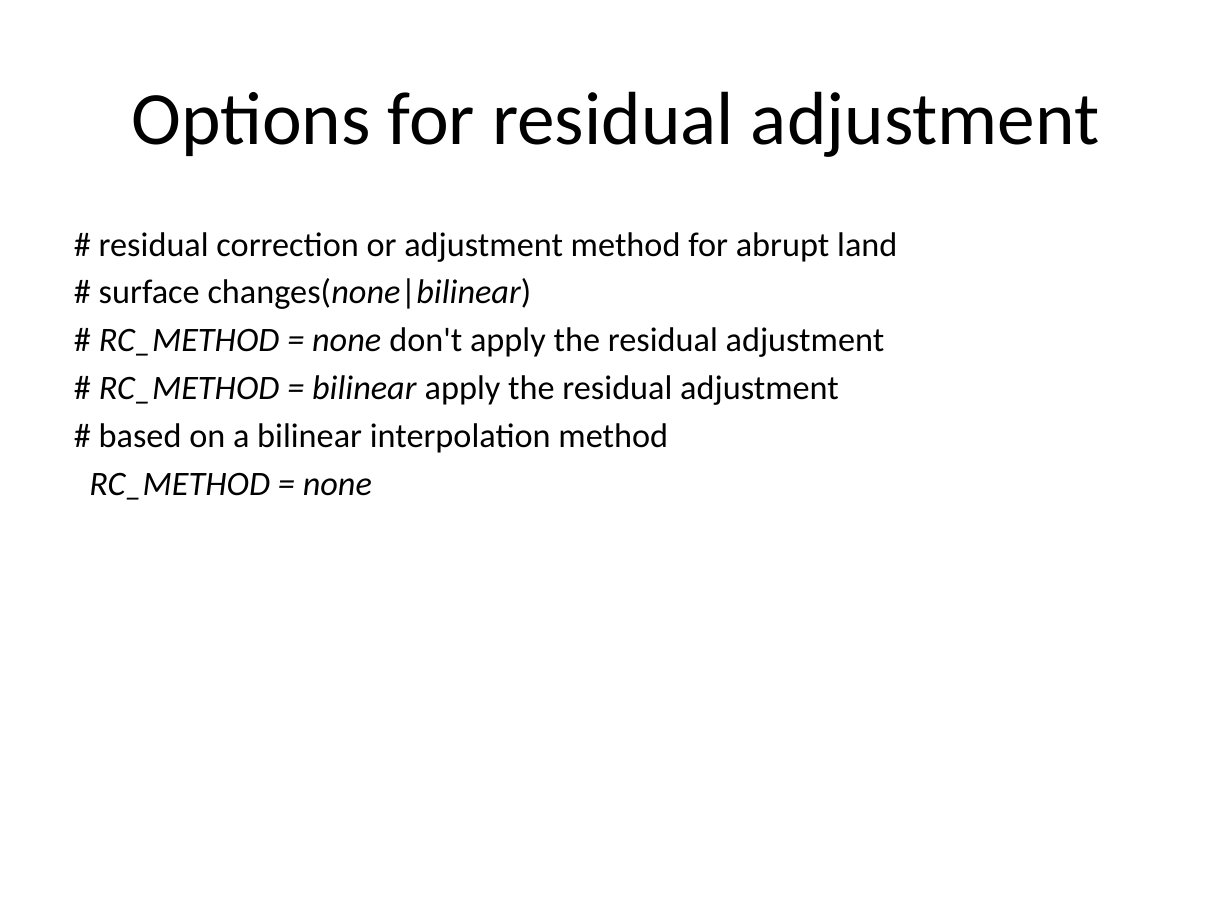
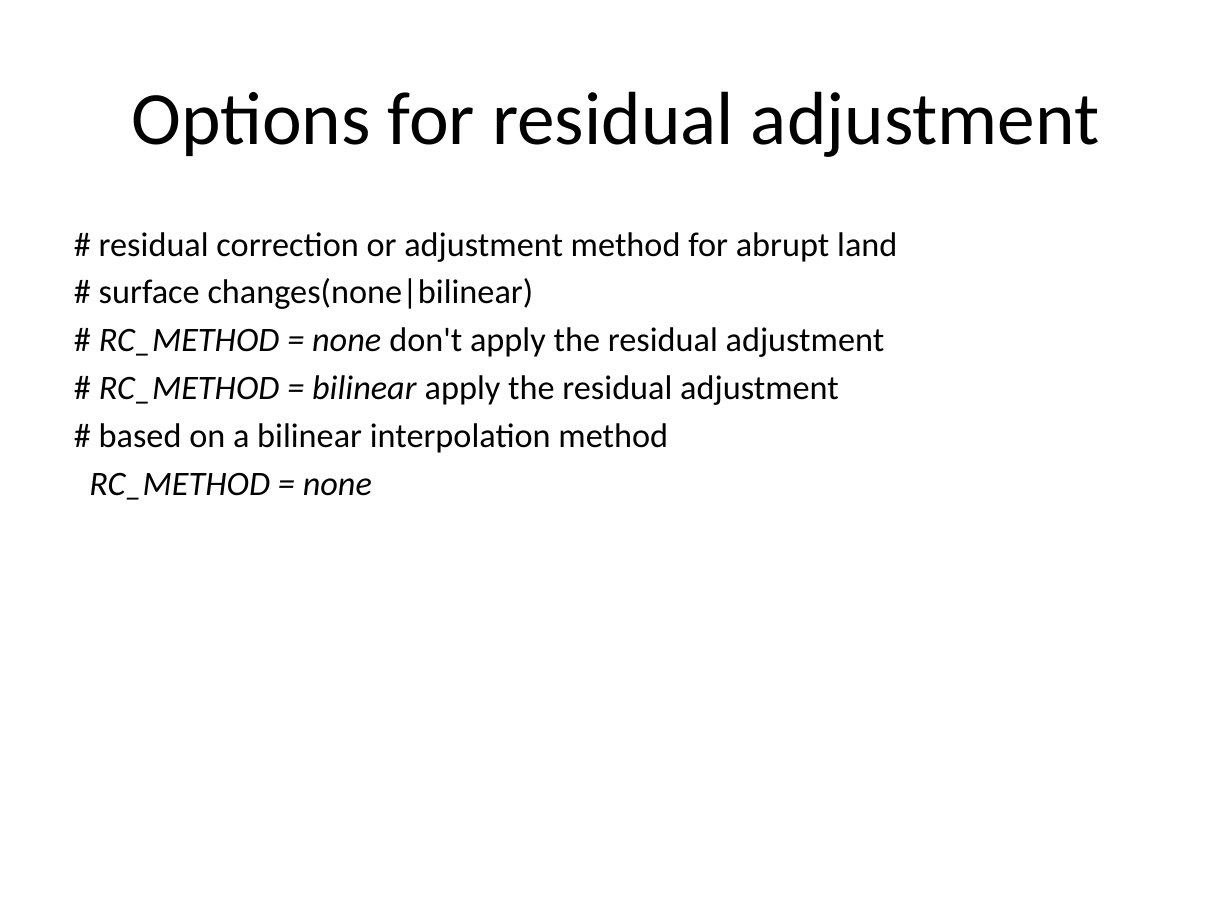
Before and after one commit to dzhong-hub/PSRFM, a slide deck: slide 13 of doc/PSRFMUserGuide.pptx (slide 10 before the commit). Drawn at 1232x924 pixels with LibreOffice and Linux fonts; fonts in the diff are those of the drawing. Boxes give left, top, right and bottom in pixels: in the first picture for what was removed or moved away, otherwise in the second. Text is boxed around its words. In the diff, an @@ line names an element or a change of style, - is before the commit and + after.

```diff
--- a/doc/PSRFMUserGuide.pptx
+++ b/doc/PSRFMUserGuide.pptx
@@ text at (99,278,534,309): italic off in "changes(none|bilinear)" @@
```
Also in this commit, not shown: 7 other slides changed, 4 slides added.
